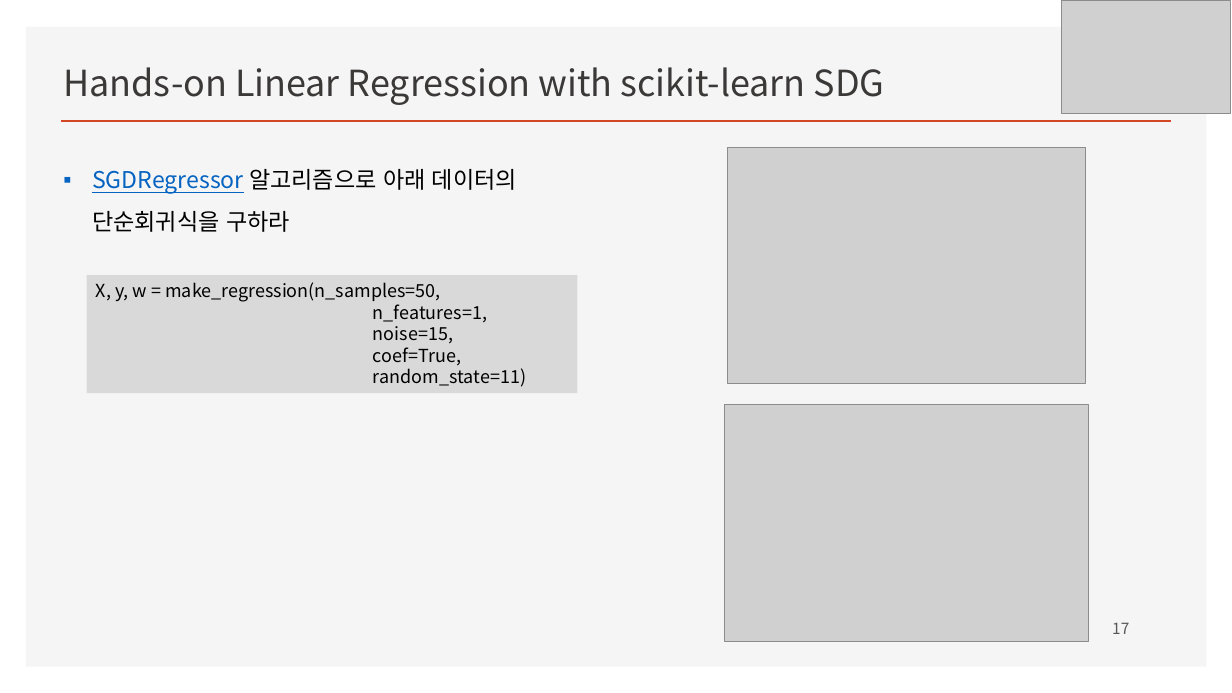
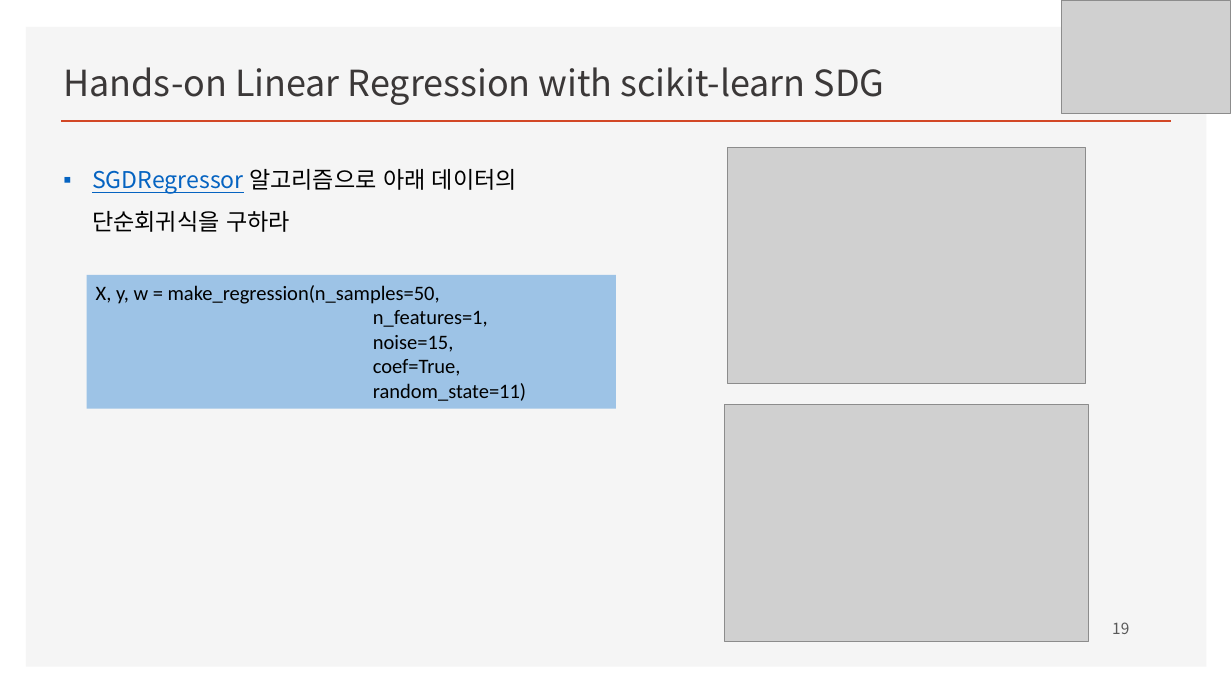
Before and after one commit to ancestor9/mathematics-for-machine-learning, a slide deck: slide 19 of Linear_Algebra/w4_Perceptron_Regression.pptx (slide 17 before the commit). Drawn at 1232x693 pixels with LibreOffice and Linux fonts; fonts in the diff are those of the drawing; grey boxes stand for pictures; background and template pictures are left out. Boxes give left, top, right and bottom in pixels: in the first picture for what was removed or moved away, otherwise in the second. Text is boxed around its words. In the diff, an @@ line names an element or a change of style, - is before the commit and + after.

```diff
--- a/Linear_Algebra/w4_Perceptron_Regression.pptx
+++ b/Linear_Algebra/w4_Perceptron_Regression.pptx
@@ rectangle "X, y, w = make_regression(n_samples=50,": place and size @@
-rectangle "X, y, w = make_regression(n_samples=50," at [87, 275, 578, 394]
+rectangle "X, y, w = make_regression(n_samples=50," at [87, 275, 616, 409]
@@ rectangle "X, y, w = make_regression(n_samples=50," at [87, 275, 616, 409]: size 14 to 16 pt, font Noto Sans CJK KR to Calibri; fill #D9D9D9 to #9DC3E6 @@
@@ page number at [1112, 622, 1129, 634]: text changed @@
-17
+19
```
Also in this commit, not shown: 4 other slides changed, 11 slides added, 3 slides removed.
